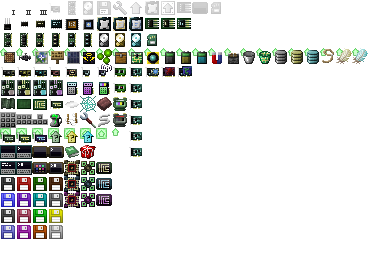
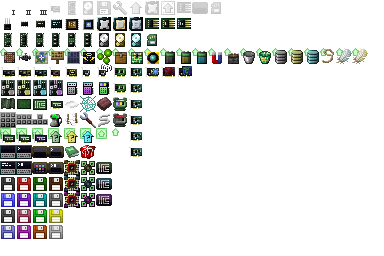
Comparing the layer stacks of the two w=384, h=256 images. Changes:
painted on "items" (2nd of 2, in "items") over [339, 48, 368, 62]
